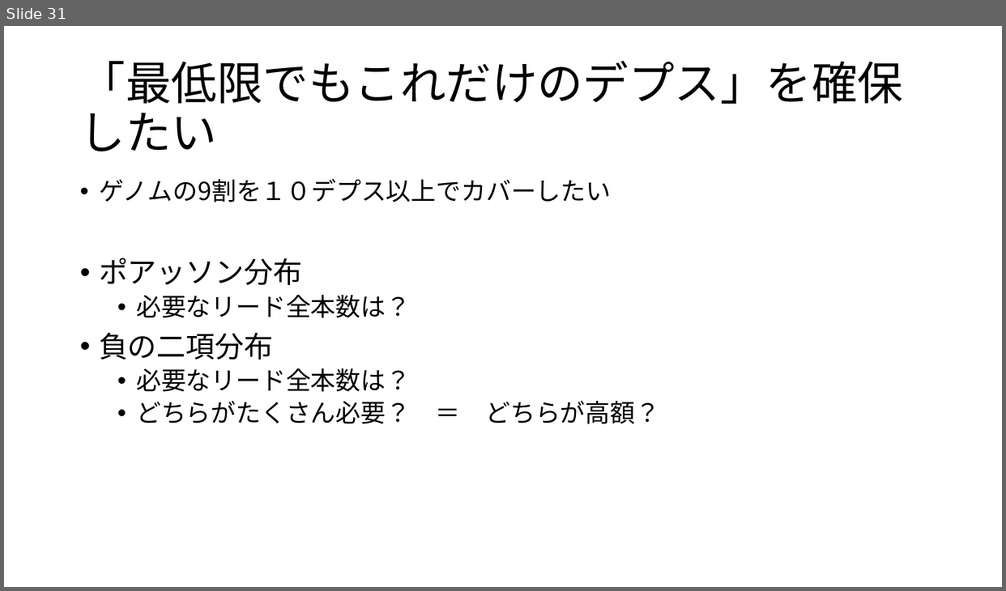
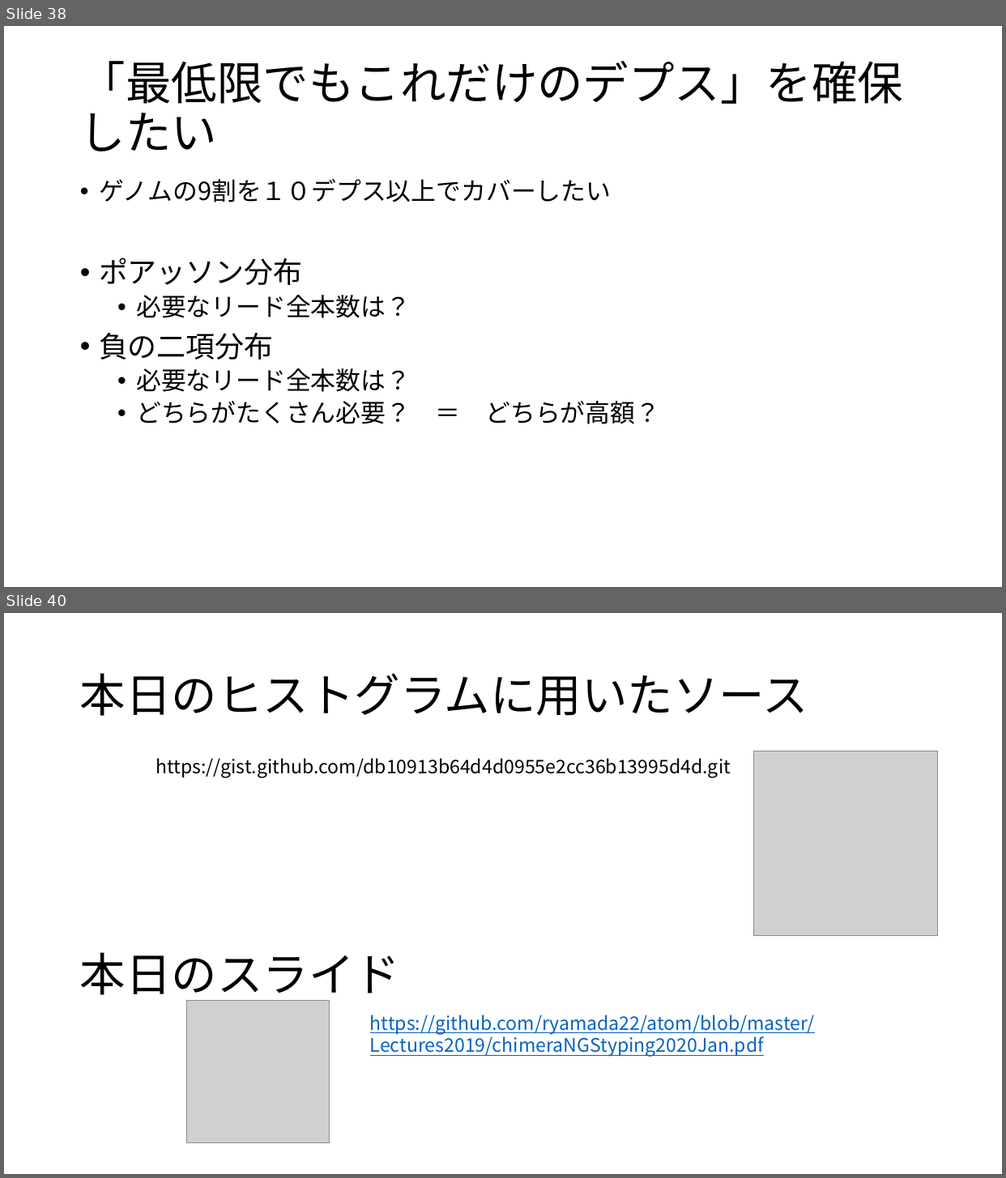
Before and after one commit to ryamada22/atom, a slide deck: Lectures2019/chimeraNGStyping2020Jan.pptx. Shown one above the other, each under a label of ours: slide 31 before the commit, slides 38 and 40 after it; the slides between them are not shown. The pictures are 1006x591 and 1006x1178 pixels, drawn with LibreOffice and Linux fonts; fonts in the diff are those of the drawing; grey boxes stand for pictures. Boxes give left, top, right and bottom in pixels: in the first picture for what was removed or moved away, otherwise in the second. Text is boxed around its words. In the diff, an @@ line names an element or a change of style, - is before the commit and + after.

```diff
--- a/Lectures2019/chimeraNGStyping2020Jan.pptx
+++ b/Lectures2019/chimeraNGStyping2020Jan.pptx
@@ slide 40 added at bbox=[4, 613, 1002, 1174], background #FFFFFF @@
@@ title added at bbox=[80, 673, 808, 716], 44 pt, text #000000 @@
+本日のヒストグラムに用いたソース
@@ text added at bbox=[155, 758, 731, 778], 18 pt, text #000000 @@
+https://gist.github.com/db10913b64d4d0955e2cc36b13995d4d.git
@@ picture added at bbox=[753, 752, 938, 935] @@
@@ text added at bbox=[80, 952, 400, 1003], 44 pt, text #000000 @@
+本日のスライド
@@ picture added at bbox=[187, 1001, 330, 1144] @@
@@ text added at bbox=[370, 1015, 815, 1057], 18 pt, text #0563C1, underline @@
+https://github.com/ryamada22/atom/blob/master/Lectures2019/chimeraNGStyping2020Jan.pdf
@@ what was slide 31 is now slide 38 @@
```
Also in this commit, not shown: 3 slides changed, 8 other slides added, 1 other file.
